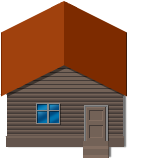
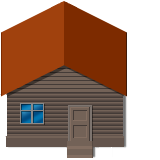
Layered file, before and after one edit (160x160). Changes by layer:
renamed "Layer 2 copy" to "Layer 7", painted on it over (x1=20, y1=103, x2=112, y2=158)
removed layer "Layer 3" (was 45%) over (x1=20, y1=103, x2=112, y2=158)
removed layer "Layer 4" over (x1=36, y1=103, x2=60, y2=124)
removed layer "Layer 1" over (x1=20, y1=103, x2=112, y2=158)
"Layer 6": opacity 55% → 100%, painted on it over (x1=20, y1=103, x2=112, y2=158)
